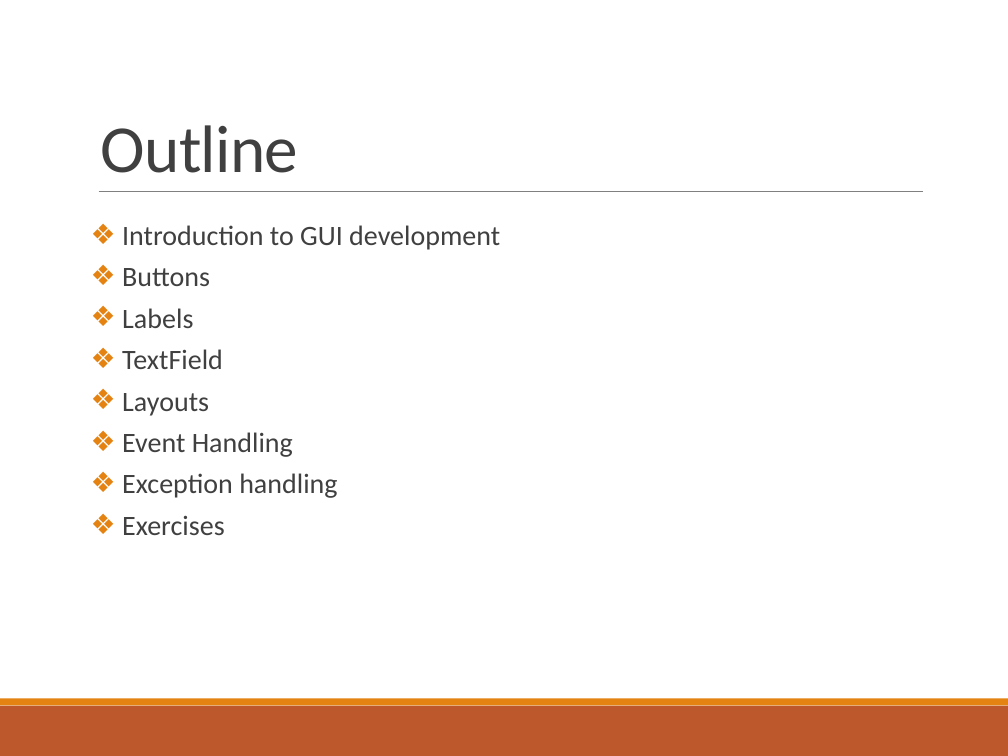
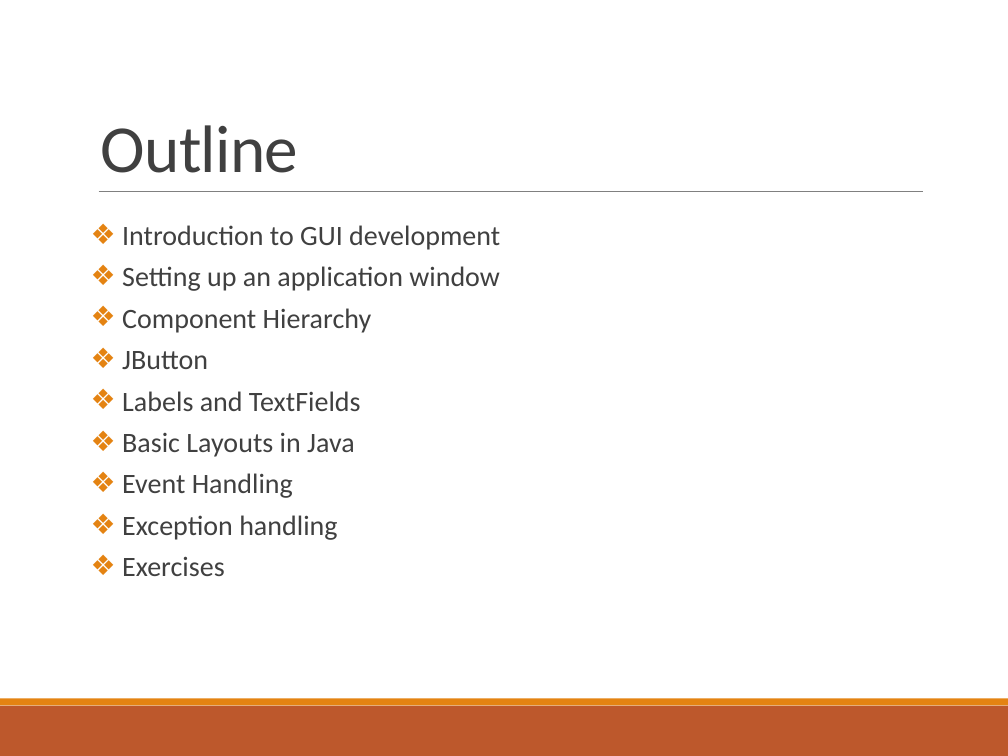
Before and after one commit to deeperj/dillinger, a slide deck: slide 2 of thesis/ukapp2/wqu_isc/sofware_design/Lesson 6 - Java.pptx. Drawn at 1008x756 pixels with LibreOffice and Linux fonts; fonts in the diff are those of the drawing. Boxes give left, top, right and bottom in pixels: in the first picture for what was removed or moved away, otherwise in the second. Text is boxed around its words. In the diff, an @@ line names an element or a change of style, - is before the commit and + after.

Commit message:
java08

```diff
--- a/thesis/ukapp2/wqu_isc/sofware_design/Lesson 6 - Java.pptx
+++ b/thesis/ukapp2/wqu_isc/sofware_design/Lesson 6 - Java.pptx
@@ text at bbox=[122, 266, 500, 457]: text changed @@
-❖ Buttons
-❖ Labels
-❖ TextField
-❖ Layouts
+❖ Setting up an application window
+❖ Component Hierarchy
+❖ JButton
+❖ Labels and TextFields
+❖ Basic Layouts in Java
```
Also in this commit, not shown: 8 other slides changed, 13 slides added, 4 slides removed, 5 other files.
